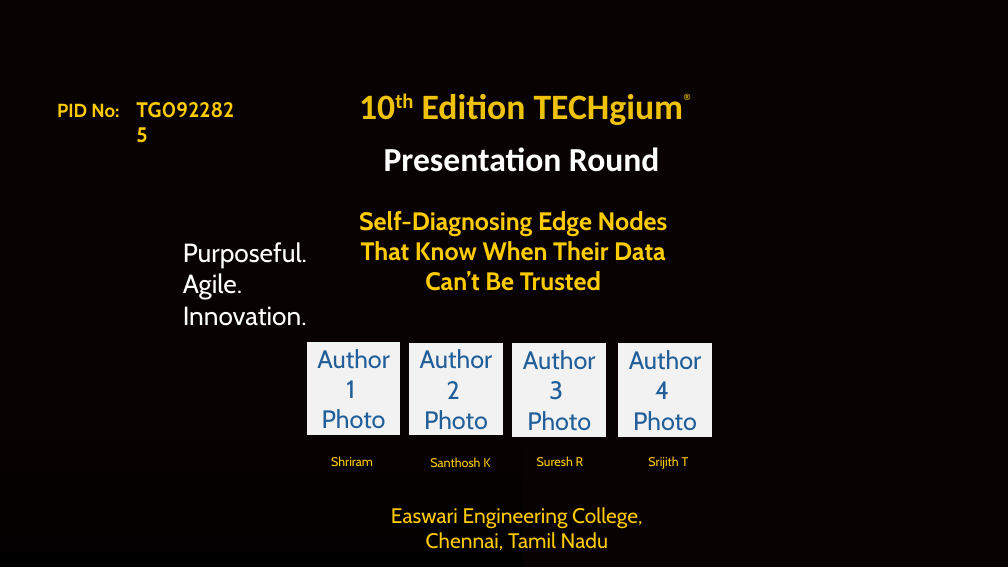
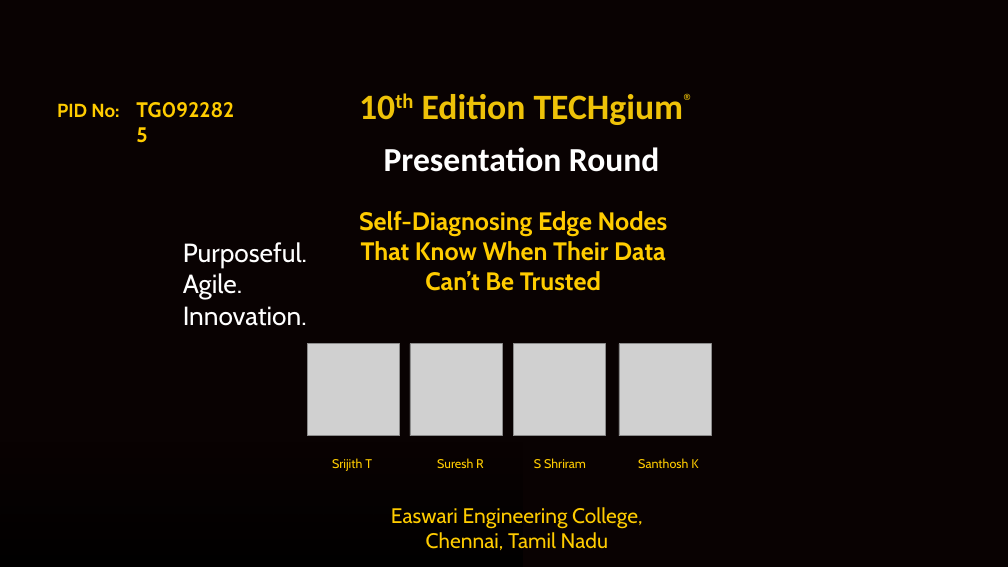
Before and after one commit to shriram-s7/sentinel-techgium, a slide deck: slide 1 of docs/22825_TG10_Presentation Round.pptx. Drawn at 1008x567 pixels with LibreOffice and Linux fonts; fonts in the diff are those of the drawing; grey boxes stand for pictures; background and template pictures are left out. Boxes give left, top, right and bottom in pixels: in the first picture for what was removed or moved away, otherwise in the second. Text is boxed around its words. In the diff, an @@ line names an element or a change of style, - is before the commit and + after.

```diff
--- a/docs/22825_TG10_Presentation Round.pptx
+++ b/docs/22825_TG10_Presentation Round.pptx
@@ rectangle removed at (308, 343, 400, 434) @@
-Author 1
-Photo
@@ picture added at (308, 344, 400, 436) @@
@@ rectangle removed at (410, 344, 502, 435) @@
-Author 2
-Photo
@@ picture added at (410, 344, 502, 436) @@
@@ rectangle removed at (513, 344, 606, 436) @@
-Author 3
-Photo
@@ picture added at (513, 344, 606, 436) @@
@@ rectangle removed at (619, 344, 712, 436) @@
-Author 4
-Photo
@@ picture added at (619, 344, 712, 436) @@
@@ text at (332, 458, 372, 471): text changed @@
-Shriram
+Srijith T
@@ text "Suresh R": place and size @@
-text "Suresh R" at (537, 456, 584, 466)
+text "Suresh R" at (437, 458, 484, 468)
@@ text removed at (430, 457, 490, 467) @@
-Santhosh K
@@ text added at (534, 458, 586, 468), 12 pt, text #FFCC00 @@
+S Shriram
@@ text at (638, 458, 698, 468): text changed @@
-Srijith T
+Santhosh K
```
Also in this commit, not shown: 10 other slides changed, 1 slide added, 22 other files.
